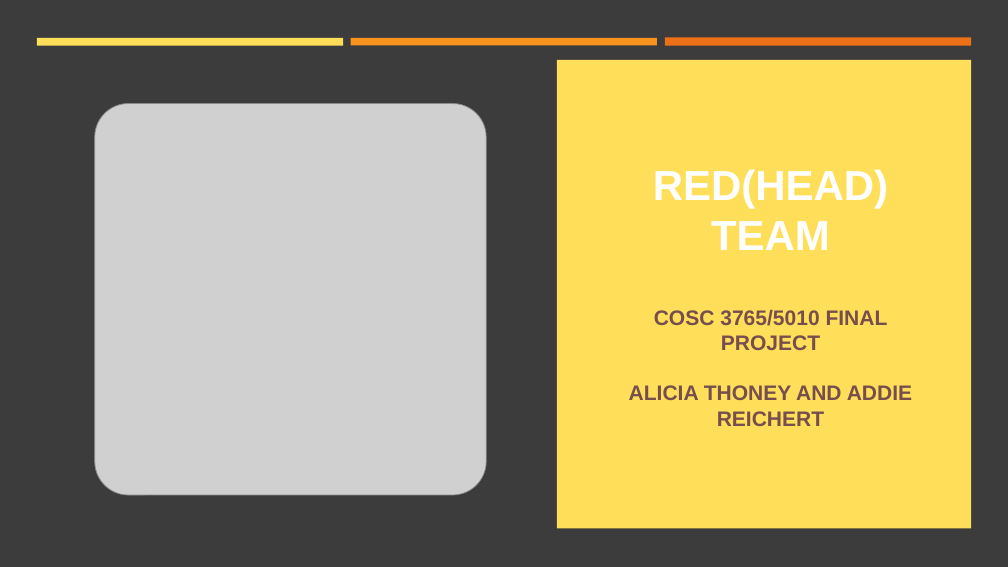
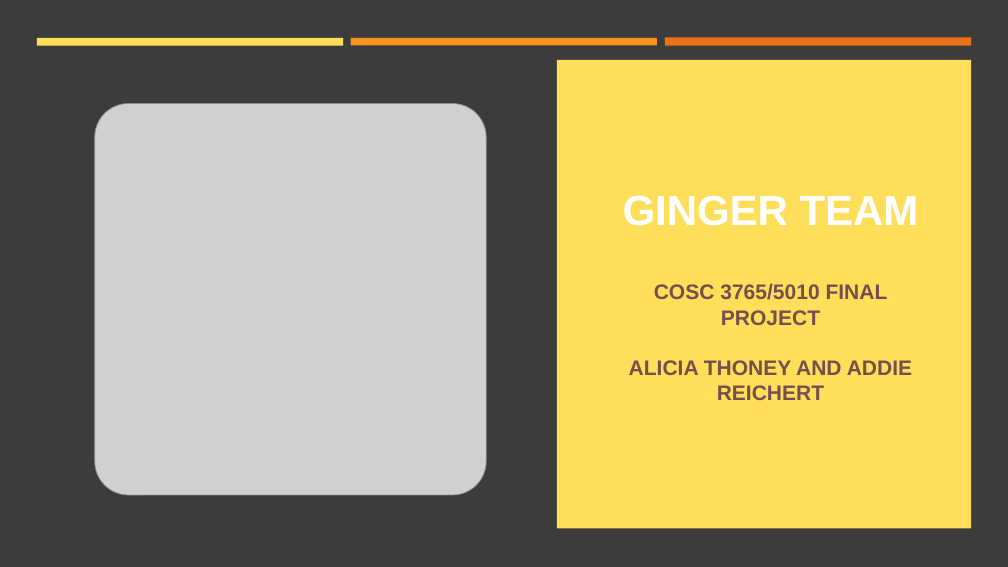
Before and after one commit to athoney/cosc3765_project, a slide deck: slide 1 of Project Presentation.pptx. Drawn at 1008x567 pixels with LibreOffice and Linux fonts; fonts in the diff are those of the drawing; grey boxes stand for pictures. Boxes give left, top, right and bottom in pixels: in the first picture for what was removed or moved away, otherwise in the second. Text is boxed around its words. In the diff, an @@ line names an element or a change of style, - is before the commit and + after.

```diff
--- a/Project Presentation.pptx
+++ b/Project Presentation.pptx
@@ text at (623, 195, 919, 400): text changed @@
-RED(HEAD) TEAM
-COSC 3765/5010 FINAL PROJECT
-ALICIA THONEY AND ADDIE REICHERT
+GINGER TEAM
+COSC 3765/5010 FINAL PROJECT
+ALICIA THONEY AND ADDIE REICHERT
```
Also in this commit, not shown: 1 slide added.
